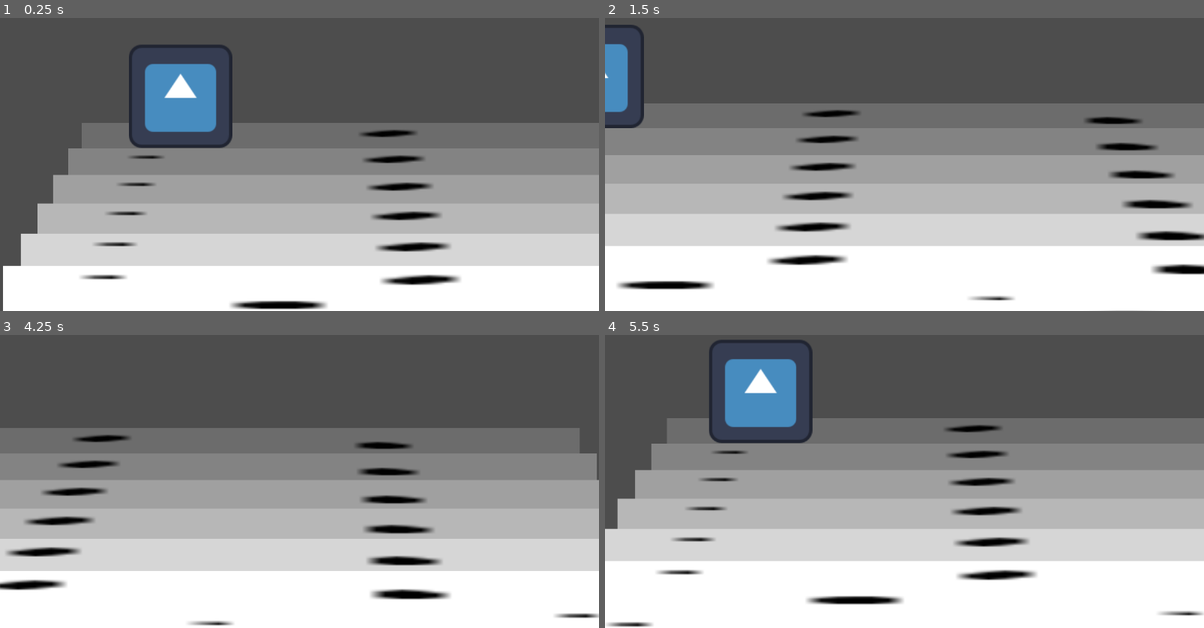
Above: before the commit, frames 1-4 (two rows, left to right).
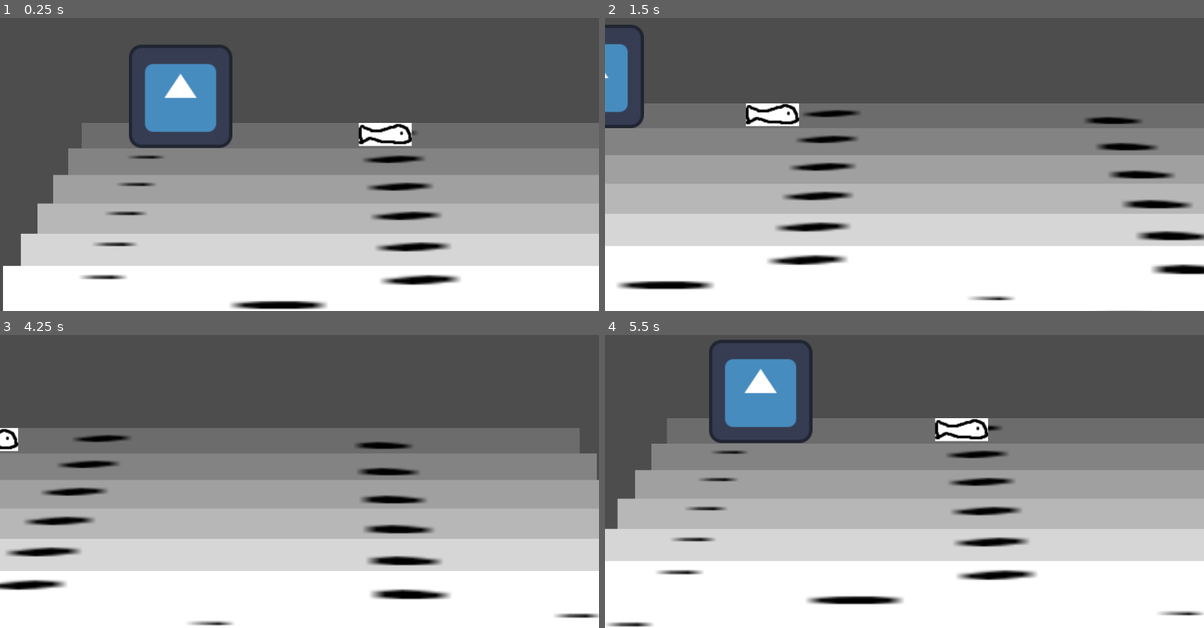
Above: after the commit, the same moments.

Repository: TelmoK/Aquarium_2D
Game: Godot game, scene res://Test/test_scene.tscn
Same seed, same stepped clock (60 frames per second), same inputs: the game is played once before the commit and once after it. The engine's default icon, where the game draws it, is replaced by a stand-in: a white triangle on a blue panel in a dark square.
Inputs:
- Up to frame 1 (0.25 s): no input
- Up to frame 2 (1.5 s): tap Enter at 0.5 s; hold Right (ui_right) 0.53-1.28 s; hold Down (ui_down) from 1.28 s (still down)
- Up to frame 3 (4.25 s): release Down (ui_down) at 2.03 s; hold Right (ui_right) 2.03-2.78 s; hold Up (ui_up) 2.78-3.53 s; hold Left (ui_left) from 3.53 s (still down)
- Up to frame 4 (5.5 s): release Left (ui_left) at 5.03 s; hold Down (ui_down) from 5.03 s (still down)

The runs differ from the first frame. In frame 1, 0.7% of the frame differs, in the area x 59-69%, y 35-44%; in frame 2, 0.7%; in frame 3, 0.2%; in frame 4, 0.7%.

Commit message:
Adding fish sprite and setting Anatomy of the fish

Diff:
--- a/Objects/Living_Beings/Basic_Fish/basic_fish.gd
+++ b/Objects/Living_Beings/Basic_Fish/basic_fish.gd
@@ -1,17 +1,5 @@
 class_name BasicFish
 extends CharacterBody2D
 
-@export var living_being: GDScript
-"""
-## The brain of the fish
-#@export var brain: Brain
-
-## The container node that contains the Gene objects
-@export var genome: Node
-
-## The container node that contains the Status Parameter objects
-@export var status: Node
-
-## The container node that contains the Organ nodes
-@export var organs: Node
-"""
+func _ready():
+	pass
--- a/Objects/Living_Beings/Basic_Fish/basic_fish.tscn
+++ b/Objects/Living_Beings/Basic_Fish/basic_fish.tscn
@@ -1,8 +1,9 @@
-[gd_scene load_steps=9 format=3 uid="uid://bdcmgdddlv0cg"]
+[gd_scene load_steps=10 format=3 uid="uid://bdcmgdddlv0cg"]
 
 [ext_resource type="Script" uid="uid://dfhjryxk5s327" path="res://Objects/Living_Beings/Basic_Fish/basic_fish.gd" id="1_j0047"]
 [ext_resource type="PackedScene" uid="uid://duxy2jyd6a16y" path="res://Systems/Gene_System/diet_gene.tscn" id="2_fpwql"]
-[ext_resource type="Script" uid="uid://hrnh8v46weef" path="res://Objects/Living_Beings/living_being.gd" id="2_fquxk"]
+[ext_resource type="PackedScene" uid="uid://d1kr2ijxvatkp" path="res://Systems/Living_Being_System/anatomy.tscn" id="2_fquxk"]
+[ext_resource type="Texture2D" uid="uid://dwypq023bwsg5" path="res://Test/test_fish.png" id="2_w2bvs"]
 [ext_resource type="PackedScene" uid="uid://bc3jde060tfl" path="res://Systems/Gene_System/displacement_speed_gene.tscn" id="3_ferr2"]
 [ext_resource type="PackedScene" uid="uid://dykuejtnjlnc2" path="res://Systems/Gene_System/longevity_gene.tscn" id="4_muetl"]
 [ext_resource type="PackedScene" uid="uid://de5ddc7cnk6nx" path="res://Systems/Gene_System/fear_gene.tscn" id="5_w6cn4"]
@@ -11,7 +12,15 @@
 
 [node name="Basic_Fish" type="CharacterBody2D"]
 script = ExtResource("1_j0047")
-living_being = ExtResource("2_fquxk")
+
+[node name="Sprite" type="Sprite2D" parent="."]
+texture = ExtResource("2_w2bvs")
+
+[node name="Anatomy" parent="." node_paths=PackedStringArray("brain", "genome", "status", "organs") instance=ExtResource("2_fquxk")]
+brain = NodePath("../Brain")
+genome = NodePath("../Genome")
+status = NodePath("../Status_Parameters")
+organs = NodePath("../Organs")
 
 [node name="Brain" type="Node" parent="."]
 
@@ -27,11 +36,10 @@
 
 [node name="Status_Parameters" type="Node" parent="."]
 
-[node name="Age_Status" parent="Status_Parameters" instance=ExtResource("6_yxso1")]
+[node name="Age_Status" parent="Status_Parameters" node_paths=PackedStringArray("anatomy") instance=ExtResource("6_yxso1")]
+anatomy = NodePath("../../Anatomy")
 
 [node name="Health_Status" type="Node" parent="Status_Parameters"]
 script = ExtResource("7_dvjee")
 
 [node name="Organs" type="Node2D" parent="."]
-
-[node name="Anatomy" type="Node" parent="."]
--- a/Systems/Gene_System/longevity_gene.gd
+++ b/Systems/Gene_System/longevity_gene.gd
@@ -1,4 +1,4 @@
-class_name LongevityGane
+class_name LongevityGene
 extends Node
 
 @export var life_lenght_ticks: int
--- a/Objects/Living_Beings/living_being.gd
+++ b/Systems/Living_Being_System/anatomy.gd
@@ -1,8 +1,8 @@
-class_name LivingBeing
+class_name Anatomy
 extends Node
 
 ## The brain of the fish
-#@export var brain: Brain
+@export var brain: Node
 
 ## The container node that contains the Gene objects
 @export var genome: Node
@@ -12,3 +12,9 @@
 
 ## The container node that contains the Organ nodes
 @export var organs: Node
+
+func _ready():
+	assert(brain, "Anatomy has no access to the Brain")
+	assert(genome, "Anatomy has no access to the Genome")
+	assert(status, "Anatomy has no access to the Status")
+	assert(organs, "Anatomy has no access to the Organs")
--- /dev/null
+++ b/Systems/Living_Being_System/anatomy.tscn
@@ -0,0 +1,6 @@
+[gd_scene load_steps=2 format=3 uid="uid://d1kr2ijxvatkp"]
+
+[ext_resource type="Script" uid="uid://hrnh8v46weef" path="res://Systems/Living_Being_System/anatomy.gd" id="1_r4kjm"]
+
+[node name="Anatomy" type="Node"]
+script = ExtResource("1_r4kjm")
--- a/Systems/Status_Parameter_System/age_status_parameter.gd
+++ b/Systems/Status_Parameter_System/age_status_parameter.gd
@@ -1,4 +1,22 @@
 class_name AgeStatusParameter
 extends Node
 
+@export var anatomy: Anatomy
+
 @export var value = 0
+
+func _ready():
+	if not anatomy:
+		print("AgeStatusParameter has not reference to its body Anatomy")
+
+
+
+func _process(delta):
+	var longevity_gene: LongevityGene
+
+	if anatomy:
+		longevity_gene = utils.pick_node(anatomy.genome, LongevityGene)
+
+	if longevity_gene and longevity_gene.life_lenght_ticks <= value:
+		# Death Notification
+		pass
--- a/Systems/Status_Parameter_System/health_status_parameter.gd
+++ b/Systems/Status_Parameter_System/health_status_parameter.gd
@@ -2,11 +2,4 @@
 class_name HealthStatusParameter
 extends Node
 
-@export var self_entity: LivingBeing
-
 @export var value = 0
-
-
-func _process(delta):
-	#if self_entity and self_entity.val:
-	pass
--- a/Test/test_scene.tscn
+++ b/Test/test_scene.tscn
@@ -81,3 +81,4 @@
 texture = ExtResource("2_d38du")
 
 [node name="Basic_Fish" parent="." instance=ExtResource("5_0s61m")]
+position = Vector2(415, 443)
Renamed: Objects/Living_Beings/living_being.gd.uid -> Systems/Living_Being_System/anatomy.gd.uid
Binary file added: Test/test_fish.png
Not shown, added: Test/test_fish.png.import
